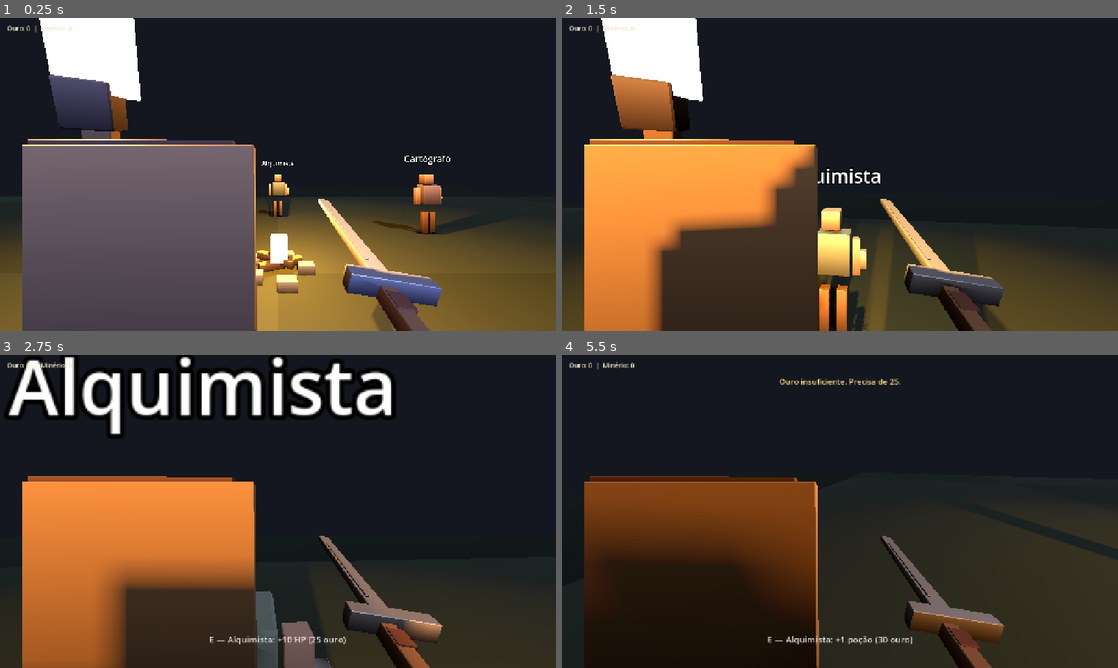
Above: before the commit, frames 1-4 (two rows, left to right).
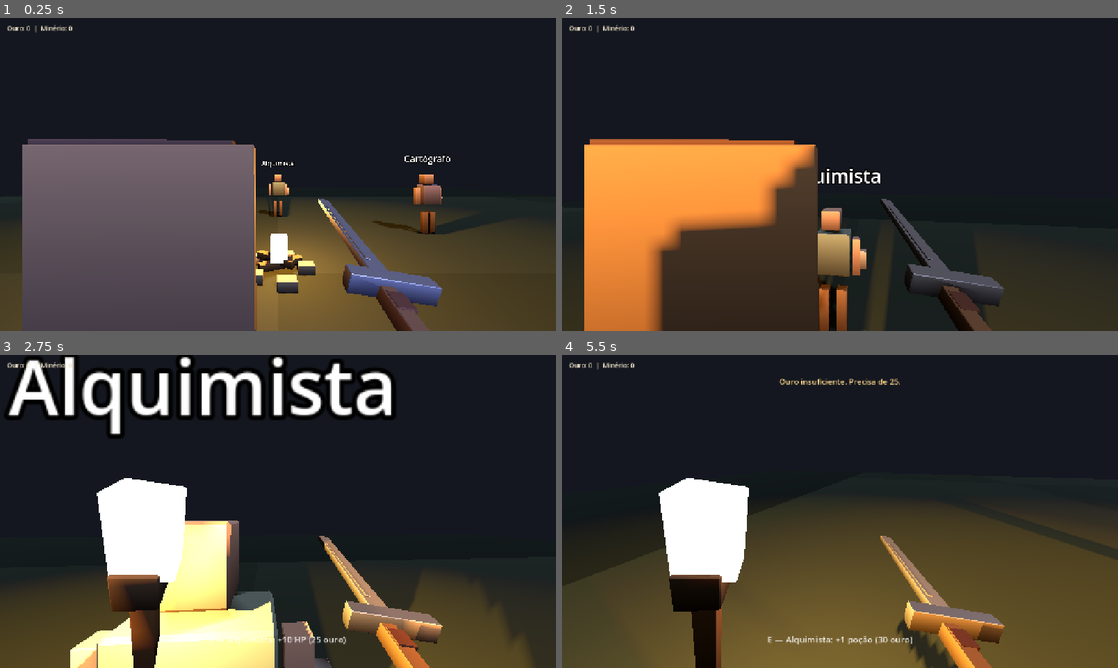
Above: after the commit, the same moments.

Repository: AndreXime/dungeon-of-echoes
Game: Godot game, scene res://scenes/hub.tscn
The game is run twice, just before and just after one commit, with the same random seed, the same clock (stepped at 60 frames per second) and the same inputs.
Inputs (mouse positions are in pixels of both pictures, inside the frame that each line leads up to):
- Up to frame 1 (0.25 s): no input
- Up to frame 2 (1.5 s): tap Enter (ui_accept) at 0.5, 0.77 s; move the mouse to (867, 174) at 0.52 s; hold Right mouse button (block) 0.53-1.28 s; hold W (move_forward) from 0.53 s (still down); tap T (toggle_torch) at 0.8, 1.35 s; move the mouse to (812, 174) at 1.27 s
- Up to frame 3 (2.75 s): keep holding W (move_forward); tap Enter (ui_accept) at 1.52 s; right-click (250, 511) at 1.55 s; move the mouse to (289, 505) at 2.02 s; press the mouse at (289, 505) at 2.03 s; tap T (toggle_torch) at 2.3 s
- Up to frame 4 (5.5 s): tap Enter (ui_accept) at 2.75, 3.02, 3.77, 4.52 s; move the mouse to (834, 517) at 2.77 s; release the mouse at (834, 517) at 2.78 s; right-click (834, 517) at 2.85 s; move the mouse to (878, 514) at 3.52 s; hold E (interact) 3.53-4.28 s; tap T (toggle_torch) at 3.8, 4.35, 5.3 s; tap Escape (ui_cancel) at 4.15 s; move the mouse to (673, 464) at 4.27 s; release W (move_forward) at 4.28 s; hold A (move_left) 4.28-5.03 s; right-click (673, 464) at 4.55 s; move the mouse to (845, 511) at 5.02 s; hold W (move_forward) from 5.03 s (still down); hold Q (use_potion) from 5.03 s (still down)

The runs differ from the first frame. In frame 1, 19% of the frame differs, in the area x 0-100%, y 0-100%; in frame 2, 16%; in frame 3, 32%; in frame 4, 47%, in the area x 0-100%, y 38-100%.

Commit message:
feat(player): tocha e escudo exclusivos, tocha mais baixa e alcance da espada

Diff:
--- a/scenes/player.tscn
+++ b/scenes/player.tscn
@@ -7,7 +7,7 @@
 height = 1.8
 
 [sub_resource type="BoxShape3D" id="BoxShape_sword"]
-size = Vector3(0.2, 0.15, 0.55)
+size = Vector3(0.55, 0.4, 1.35)
 
 [node name="Player" type="CharacterBody3D"]
 collision_layer = 2
@@ -41,7 +41,7 @@
 monitorable = false
 
 [node name="CollisionShape3D" type="CollisionShape3D" parent="Camera3D/WeaponsRoot/SwordPivot/SwordHitbox"]
-transform = Transform3D(1, 0, 0, 0, 1, 0, 0, 0, 1, 0, 0, -0.25)
+transform = Transform3D(1, 0, 0, 0, 1, 0, 0, 0, 1, 0, 0, -0.75)
 shape = SubResource("BoxShape_sword")
 
 [node name="ShieldPivot" type="Node3D" parent="Camera3D/WeaponsRoot"]
--- a/scripts/player.gd
+++ b/scripts/player.gd
@@ -5,9 +5,9 @@
 const SPEED := 5.0
 const JUMP_VELOCITY := 5.2
 const MOUSE_SENSITIVITY := 0.0025
-const SWING_TIME := 0.18
+const SWING_TIME := 0.2
 const THRUST_TIME := 0.16
-const HITBOX_TIME := 0.14
+const HITBOX_TIME := 0.18
 const KNOCKBACK_STRENGTH := 6.0
 const DAGGER_DAMAGE := 9
 const BOLT_DAMAGE := 14
@@ -42,7 +42,8 @@
 var _crossbow_ready := true
 var _reload_left := 0.0
 var _torch_root: Node3D
-var _torch_on := true
+## Offhand: true = tocha, false = escudo. Nunca os dois ao mesmo tempo.
+var _torch_equipped := false
 
 
 func _ready() -> void:
@@ -61,6 +62,7 @@
 	sword_hitbox.area_entered.connect(_on_sword_hit_area)
 	_apply_start_weapon()
 	_apply_weapon_visibility()
+	_apply_offhand_visibility()
 
 
 func _apply_start_weapon() -> void:
@@ -90,8 +92,8 @@
 	_torch_root = Node3D.new()
 	_torch_root.name = "TorchRoot"
 	camera.add_child(_torch_root)
-	_torch_root.position = Vector3(-0.35, -0.15, -0.4)
-	_torch_root.rotation_degrees = Vector3(15, 20, 0)
+	_torch_root.position = Vector3(-0.32, -0.38, -0.45)
+	_torch_root.rotation_degrees = Vector3(25, 15, -8)
 	if ResourceLoader.exists(TORCH_GLB):
 		var packed := load(TORCH_GLB) as PackedScene
 		if packed:
@@ -123,7 +125,11 @@
 
 
 func is_blocking() -> bool:
-	return _blocking and _weapon == Weapon.SWORD
+	return _blocking and _weapon == Weapon.SWORD and not _torch_equipped
+
+
+func has_torch() -> bool:
+	return _torch_equipped
 
 
 func on_dagger_returned() -> void:
@@ -137,12 +143,6 @@
 		rotate_y(-event.relative.x * MOUSE_SENSITIVITY)
 		camera.rotate_x(-event.relative.y * MOUSE_SENSITIVITY)
 		camera.rotation.x = clampf(camera.rotation.x, deg_to_rad(-85.0), deg_to_rad(85.0))
-
-	if event.is_action_pressed("ui_cancel"):
-		if Input.mouse_mode == Input.MOUSE_MODE_CAPTURED:
-			Input.mouse_mode = Input.MOUSE_MODE_VISIBLE
-		else:
-			Input.mouse_mode = Input.MOUSE_MODE_CAPTURED
 
 	if event.is_action_pressed("weapon_1"):
 		_set_weapon(Weapon.SWORD)
@@ -156,9 +156,7 @@
 			Sfx.play(self, "block", global_position)
 
 	if event.is_action_pressed("toggle_torch"):
-		_torch_on = not _torch_on
-		if is_instance_valid(_torch_root):
-			_torch_root.visible = _torch_on
+		_toggle_offhand()
 
 	if event.is_action_pressed("attack"):
 		_primary_action()
@@ -166,12 +164,25 @@
 		_recall_dagger()
 
 
+func _toggle_offhand() -> void:
+	_torch_equipped = not _torch_equipped
+	_blocking = false
+	_apply_offhand_visibility()
+	_update_shield_pose()
+
+
 func _physics_process(delta: float) -> void:
 	_reload_left = maxf(_reload_left - delta, 0.0)
 	if _reload_left <= 0.0:
 		_crossbow_ready = true
 
-	_blocking = Input.is_action_pressed("block") and _weapon == Weapon.SWORD and not _swinging and not _thrusting
+	_blocking = (
+		Input.is_action_pressed("block")
+		and _weapon == Weapon.SWORD
+		and not _torch_equipped
+		and not _swinging
+		and not _thrusting
+	)
 	_update_shield_pose()
 
 	if not is_on_floor():
@@ -191,6 +202,9 @@
 
 	move_and_slide()
 	_push_enemies()
+	# Area3D body_entered falha se o inimigo já estava sobreposto ao ativar a hitbox
+	if sword_hitbox.monitoring:
+		_poll_sword_overlaps()
 
 	if RunState.in_run and RunState.is_dead():
 		RunState.finish_run_and_return_to_hub()
@@ -205,23 +219,40 @@
 	_weapon = w
 	_blocking = false
 	_apply_weapon_visibility()
+	_apply_offhand_visibility()
 
 
 func _apply_weapon_visibility() -> void:
 	sword_pivot.visible = _weapon == Weapon.SWORD
-	shield_pivot.visible = _weapon == Weapon.SWORD
 	dagger_pivot.visible = _weapon == Weapon.DAGGER and not _dagger_out
 	crossbow_pivot.visible = _weapon == Weapon.CROSSBOW
+	_apply_offhand_visibility()
+
+
+func _apply_offhand_visibility() -> void:
+	var shield_ready := _weapon == Weapon.SWORD and not _torch_equipped
+	shield_pivot.visible = shield_ready
+	if is_instance_valid(_torch_root):
+		_torch_root.visible = _torch_equipped
+		var light := _torch_root.get_node_or_null("TorchLight") as OmniLight3D
+		if light:
+			light.visible = _torch_equipped
+			light.light_energy = 1.35 if _torch_equipped else 0.0
 
 
 func weapon_label() -> String:
+	var offhand := ""
+	if _torch_equipped:
+		offhand = " + Tocha"
+	elif _weapon == Weapon.SWORD:
+		offhand = " + Escudo"
 	match _weapon:
 		Weapon.SWORD:
-			return "Espada/Escudo"
+			return "Espada%s" % offhand
 		Weapon.DAGGER:
-			return "Adaga" + (" (fora)" if _dagger_out else "")
+			return "Adaga" + (" (fora)" if _dagger_out else "") + offhand
 		Weapon.CROSSBOW:
-			return "Besteira" + (" (recarregando)" if not _crossbow_ready else "")
+			return "Besteira" + (" (recarregando)" if not _crossbow_ready else "") + offhand
 	return "?"
 
 
@@ -266,7 +297,7 @@
 
 
 func _update_shield_pose() -> void:
-	if _weapon != Weapon.SWORD:
+	if _weapon != Weapon.SWORD or _torch_equipped:
 		return
 	if _blocking:
 		shield_pivot.position = _shield_rest.origin + Vector3(0.08, 0.04, -0.18)
@@ -275,15 +306,28 @@
 		shield_pivot.transform = _shield_rest
 
 
+func _arm_sword_hitbox() -> void:
+	sword_hitbox.monitoring = true
+
+
+func _poll_sword_overlaps() -> void:
+	if not is_instance_valid(sword_hitbox) or not sword_hitbox.monitoring:
+		return
+	for body in sword_hitbox.get_overlapping_bodies():
+		_on_sword_hit(body)
+	for area in sword_hitbox.get_overlapping_areas():
+		_on_sword_hit_area(area)
+
+
 func _swing() -> void:
 	_swinging = true
 	_hit_targets.clear()
-	sword_hitbox.monitoring = true
+	_arm_sword_hitbox()
 	Sfx.play(self, "swing", global_position)
 
 	var swung := _sword_rest
-	swung.origin = _sword_rest.origin + Vector3(-0.05, -0.05, -0.35)
-	swung.basis = _sword_rest.basis.rotated(Vector3.RIGHT, deg_to_rad(-70.0)).rotated(Vector3.UP, deg_to_rad(-40.0))
+	swung.origin = _sword_rest.origin + Vector3(-0.08, -0.04, -0.55)
+	swung.basis = _sword_rest.basis.rotated(Vector3.RIGHT, deg_to_rad(-75.0)).rotated(Vector3.UP, deg_to_rad(-45.0))
 
 	var tween := create_tween()
 	tween.tween_property(sword_pivot, "transform", swung, SWING_TIME * 0.45).set_trans(Tween.TRANS_QUAD).set_ease(Tween.EASE_OUT)
@@ -299,12 +343,12 @@
 	_thrusting = true
 	_blocking = false
 	_hit_targets.clear()
-	sword_hitbox.monitoring = true
+	_arm_sword_hitbox()
 	Sfx.play(self, "swing", global_position)
 
 	var thrusted := _sword_rest
-	thrusted.origin = _sword_rest.origin + Vector3(0.0, -0.02, -0.55)
-	thrusted.basis = _sword_rest.basis.rotated(Vector3.RIGHT, deg_to_rad(-20.0))
+	thrusted.origin = _sword_rest.origin + Vector3(0.0, -0.02, -0.85)
+	thrusted.basis = _sword_rest.basis.rotated(Vector3.RIGHT, deg_to_rad(-25.0))
 
 	var tween := create_tween()
 	tween.tween_property(sword_pivot, "transform", thrusted, THRUST_TIME * 0.4).set_trans(Tween.TRANS_QUAD).set_ease(Tween.EASE_OUT)
@@ -411,8 +455,25 @@
 
 	if target.has_method("take_hit"):
 		target.take_hit(RunState.melee_damage_against(target), knock)
+		_weapon_recoil()
 	if RunState.has_relic(RunState.RELIC_VOLCANIC):
 		_volcanic_burst(target.global_position if target is Node3D else sword_hitbox.global_position)
+
+
+func _weapon_recoil() -> void:
+	var pivot: Node3D = sword_pivot
+	match _weapon:
+		Weapon.DAGGER:
+			pivot = dagger_pivot
+		Weapon.CROSSBOW:
+			pivot = crossbow_pivot
+		_:
+			pivot = sword_pivot
+	var rest := pivot.position
+	var kick := rest + Vector3(0.0, 0.01, 0.05)
+	var tween := create_tween()
+	tween.tween_property(pivot, "position", kick, 0.04).set_trans(Tween.TRANS_QUAD).set_ease(Tween.EASE_OUT)
+	tween.tween_property(pivot, "position", rest, 0.07).set_trans(Tween.TRANS_QUAD).set_ease(Tween.EASE_IN)
 
 
 func _volcanic_burst(pos: Vector3) -> void:
